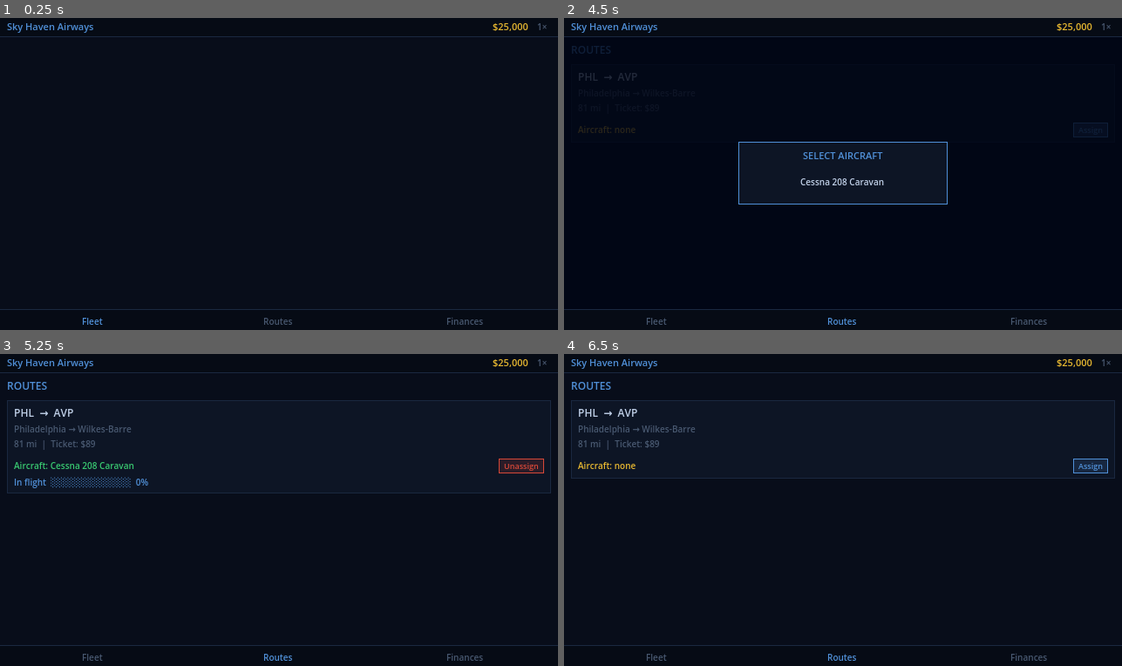
Above: before the commit, frames 1-4 (two rows, left to right).
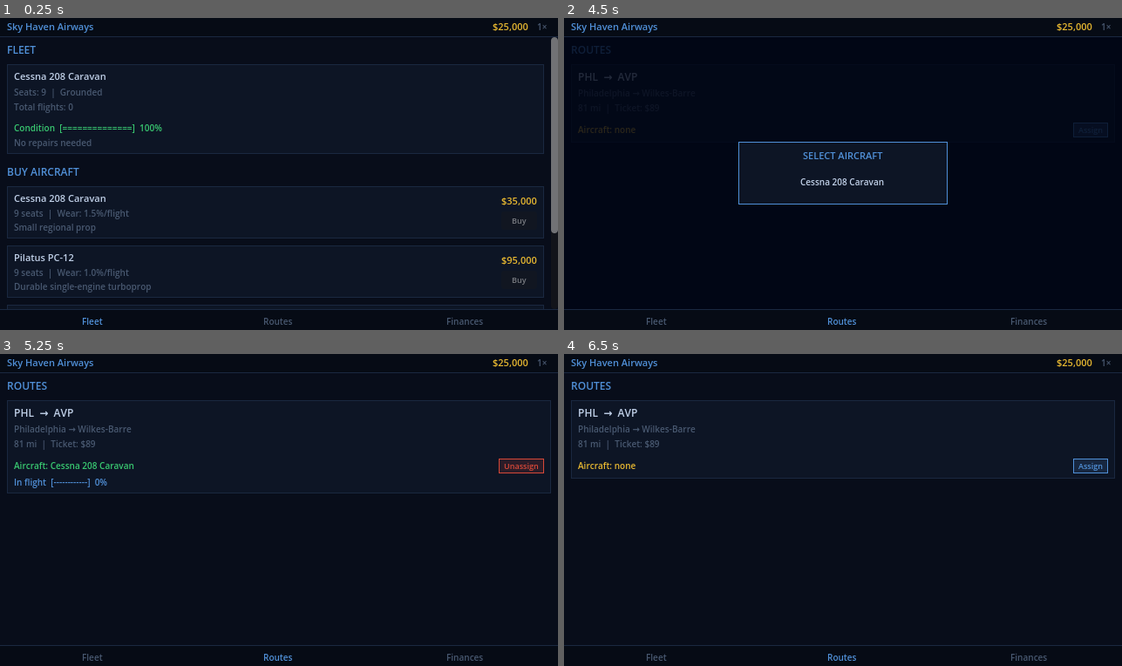
Above: after the commit, the same moments.

Repository: zaydons/idleplane
Game: Godot game, scene res://scenes/Main.tscn
The game is run twice, just before and just after one commit, with the same random seed, the same clock (stepped at 60 frames per second) and the same inputs.
Inputs:
- Up to frame 1 (0.25 s): no input
- Up to frame 2 (4.5 s): click "1×" at 0.5 s; click "2×" at 1.25 s; click "5×" at 2 s; click "Fleet" at 2.75 s; click "Routes" at 3.5 s; click "Assign" at 4.25 s
- Up to frame 3 (5.25 s): click "Cessna 208 Caravan" at 5 s
- Up to frame 4 (6.5 s): click "Unassign" at 5.75 s

The runs differ from the first frame. In frame 1, 5.4% of the frame differs, in the area x 1-100%, y 6-94%; in frame 2, nothing differs; in frame 3, 0.3%; in frame 4, nothing differs.
Error before the commit: Parse Error: Identifier "C_GOLD" not declared in the current scope. (res://scripts/panels/FleetPanel.gd:213)
Error after the commit: Invalid assignment of property or key 'horizontal_alignment' with value of type 'int' on a base object of type 'Button'. (res://scripts/panels/RoutesPanel.gd:2…

Commit message:
Fix undefined C_GOLD crash and replace Unicode bar chars with ASCII
C_GOLD was referenced in FleetPanel._market_card() but never defined
there, crashing the entire Fleet refresh and hiding the buy market.
Changed to C_YELLOW which is defined in that file.

Progress bars used Unicode block characters (█ ░) which render as
fallback boxes in Godot's default web font. Replaced with ASCII
[====----] style that works universally.

https://claude.ai/code/session_01986nPrggumXDGhi1vRezn6

Diff:
--- a/scripts/panels/FleetPanel.gd
+++ b/scripts/panels/FleetPanel.gd
@@ -210,7 +210,7 @@
 	right.alignment = BoxContainer.ALIGNMENT_CENTER
 	hbox.add_child(right)
 
-	right.add_child(_lbl(GameState.format_money(entry["price"]), C_GOLD, 11))
+	right.add_child(_lbl(GameState.format_money(entry["price"]), C_YELLOW, 11))
 
 	var can_afford := GameState.cash >= float(entry["price"])
 	var btn := _action_btn("Buy", C_GREEN if can_afford else C_DIM)
@@ -266,7 +266,7 @@
 
 func _bar(pct: float, width: int = 14) -> String:
 	var n := int(round(pct / 100.0 * width))
-	var s := ""
+	var s := "["
 	for i in width:
-		s += "█" if i < n else "░"
-	return s
+		s += "=" if i < n else "-"
+	return s + "]"
--- a/scripts/panels/RoutesPanel.gd
+++ b/scripts/panels/RoutesPanel.gd
@@ -271,7 +271,7 @@
 
 func _bar(pct: float, width: int = 14) -> String:
 	var n := int(round(pct / 100.0 * width))
-	var s := ""
+	var s := "["
 	for i in width:
-		s += "█" if i < n else "░"
-	return s
+		s += "=" if i < n else "-"
+	return s + "]"
